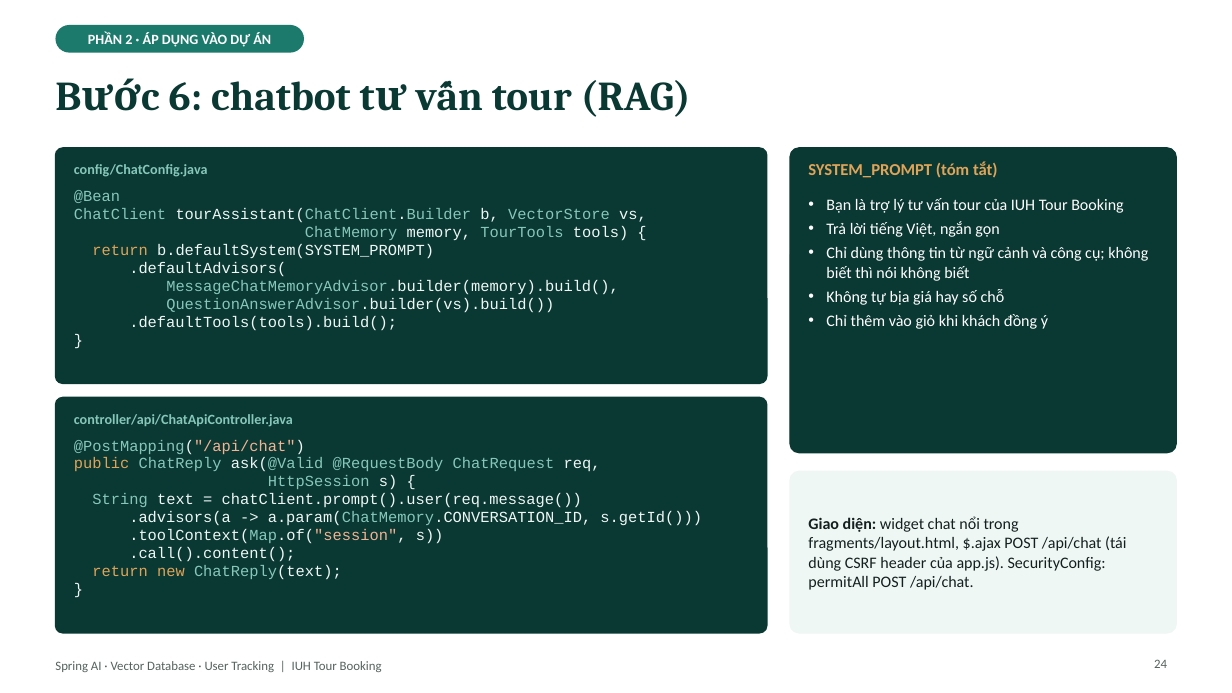
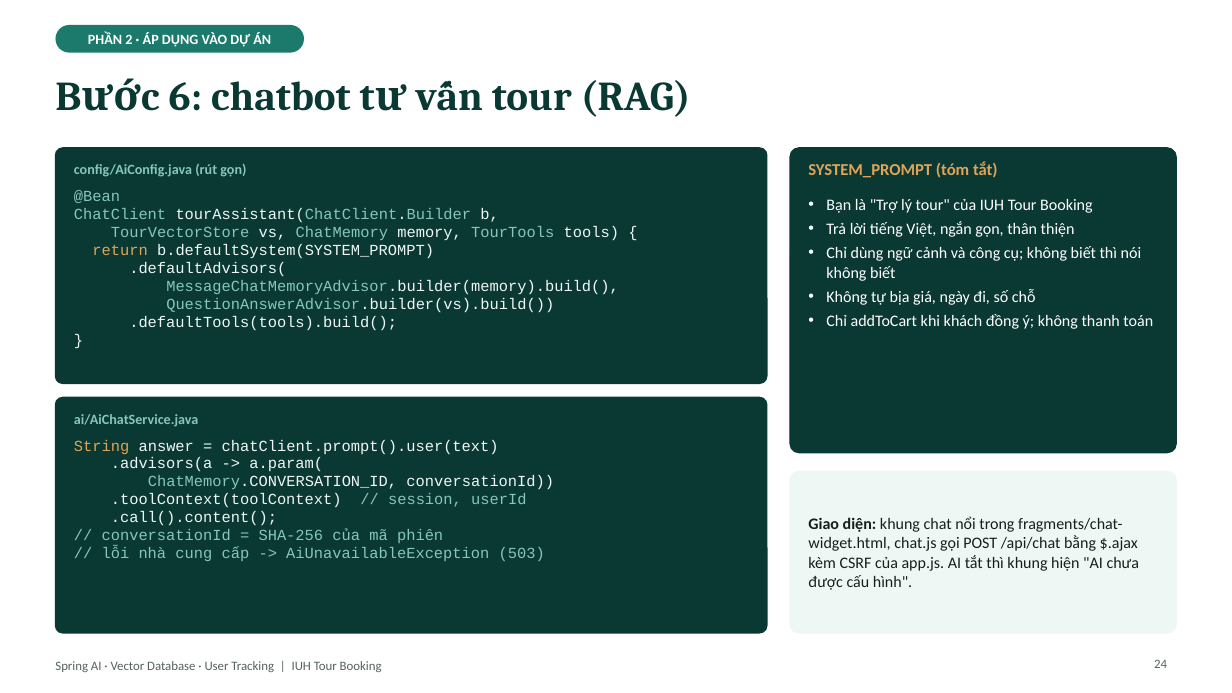
Before and after one commit to kanele05/project_www, a slide deck: slide 24 of docs/presentation/SpringAI_VectorDB_UserTracking.pptx. Drawn at 1232x693 pixels with LibreOffice and Linux fonts; fonts in the diff are those of the drawing. Boxes give left, top, right and bottom in pixels: in the first picture for what was removed or moved away, otherwise in the second. Text is boxed around its words. In the diff, an @@ line names an element or a change of style, - is before the commit and + after.

```diff
--- a/docs/presentation/SpringAI_VectorDB_UserTracking.pptx
+++ b/docs/presentation/SpringAI_VectorDB_UserTracking.pptx
@@ text at [74,164,246,177]: text changed @@
-config/ChatConfig.java
+config/AiConfig.java (rút gọn)
@@ text at [74,208,619,240]: text changed @@
-ChatClient tourAssistant(ChatClient.Builder b, VectorStore vs,
-ChatMemory memory, TourTools tools) {
+ChatClient tourAssistant(ChatClient.Builder b,
+TourVectorStore vs, ChatMemory memory, TourTools tools) {
@@ text at [826,199,1153,329]: text changed @@
-• Bạn là trợ lý tư vấn tour của IUH Tour Booking
-• Trả lời tiếng Việt, ngắn gọn
-• Chỉ dùng thông tin từ ngữ cảnh và công cụ; không biết thì nói không biết
-• Không tự bịa giá hay số chỗ
-• Chỉ thêm vào giỏ khi khách đồng ý
+• Bạn là "Trợ lý tour" của IUH Tour Booking
+• Trả lời tiếng Việt, ngắn gọn, thân thiện
+• Chỉ dùng ngữ cảnh và công cụ; không biết thì nói không biết
+• Không tự bịa giá, ngày đi, số chỗ
+• Chỉ addToCart khi khách đồng ý; không thanh toán
@@ text at [74,414,199,427]: text changed @@
-controller/api/ChatApiController.java
+ai/AiChatService.java
@@ text at [74,440,554,508]: text changed @@
-@PostMapping("/api/chat")
-public ChatReply ask(@Valid @RequestBody ChatRequest req,
-HttpSession s) {
-String text = chatClient.prompt().user(req.message())
-.advisors(a -> a.param(ChatMemory.CONVERSATION_ID, s.getId()))
-.toolContext(Map.of("session", s))
+String answer = chatClient.prompt().user(text)
+.advisors(a -> a.param(
+ChatMemory.CONVERSATION_ID, conversationId))
+.toolContext(toolContext) // session, userId
@@ text at [102,529,545,561]: text changed; text colour #E0A458 to #86C7BA @@
-return new ChatReply(text);
-}
+// conversationId = SHA-256 của mã phiên
+// lỗi nhà cung cấp -> AiUnavailableException (503)
@@ text at [808,516,1140,590]: text changed @@
-Giao diện: widget chat nổi trong fragments/layout.html, $.ajax POST /api/chat (tái dùng CSRF header của app.js). SecurityConfig: permitAll POST /api/chat.
+Giao diện: khung chat nổi trong fragments/chat-widget.html, chat.js gọi POST /api/chat bằng $.ajax kèm CSRF của app.js. AI tắt thì khung hiện "AI chưa được cấu hình".
```
Also in this commit, not shown: 20 other slides changed, 3 other files.
